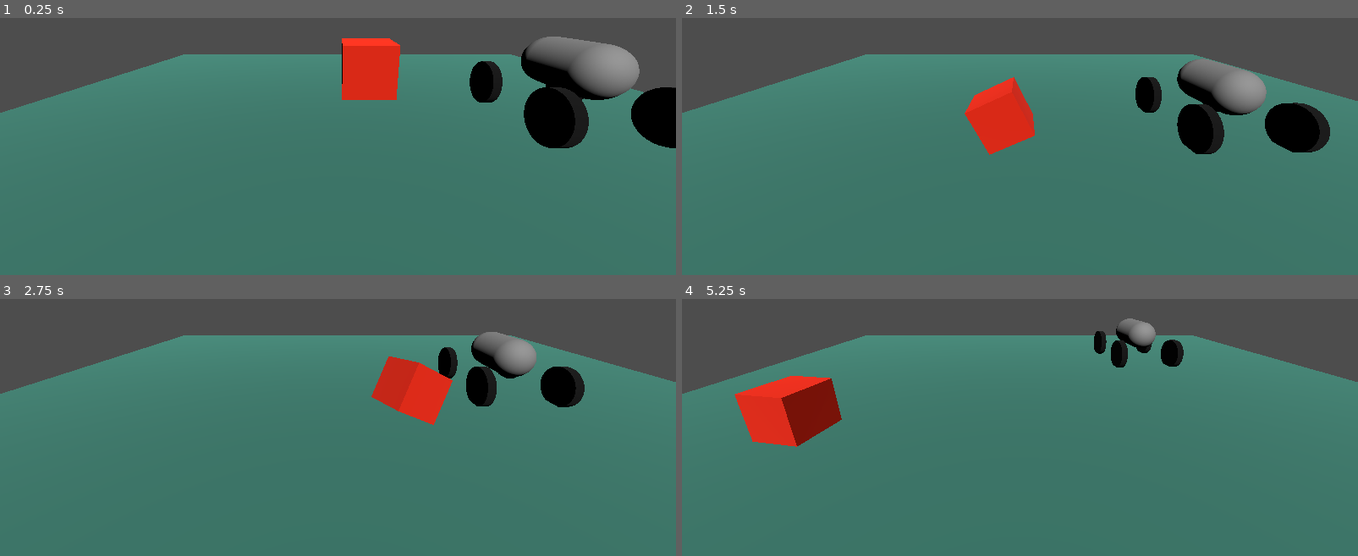
Above: before the commit, frames 1-4 (two rows, left to right).
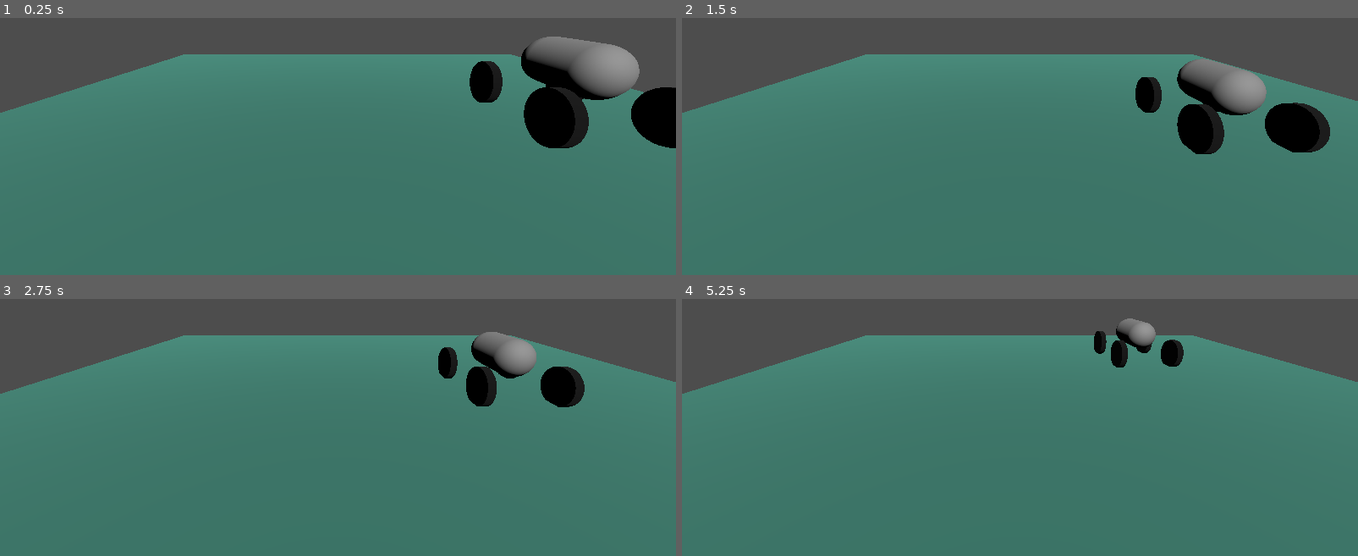
Above: after the commit, the same moments.

Repository: javirs200/webgame
Game: Godot game, scene res://main.tscn
The game is run twice, just before and just after one commit, with the same random seed, the same clock (stepped at 60 frames per second) and the same inputs.
Inputs (mouse positions are in pixels of both pictures, inside the frame that each line leads up to):
- Up to frame 1 (0.25 s): no input
- Up to frame 2 (1.5 s): move the mouse to (1168, 66) at 0.52 s; hold S (brk) 0.53-1.28 s; click (1168, 66) at 0.67 s; tap D (std) at 0.8, 1.35 s; move the mouse to (884, 105) at 1.27 s; click (884, 105) at 1.42 s
- Up to frame 3 (2.75 s): tap A (sti) at 1.55, 2.1 s; move the mouse to (outside the picture) at 2.02 s; click (outside the picture) at 2.17 s; tap W (th) at 2.3 s
- Up to frame 4 (5.25 s): move the mouse to (986, 442) at 2.77 s; tap W (th) at 2.85 s; click (986, 442) at 2.92 s; tap C (toggle_camera, bound only after the commit) at 3.05, 3.6 s; move the mouse to (1222, 422) at 3.52 s; hold S (brk) 3.53-4.28 s; click (1222, 422) at 3.67 s; move the mouse to (817, 309) at 4.27 s; tap S (brk) at 4.35 s; click (817, 309) at 4.42 s; tap D (std) at 4.55, 5.1 s; move the mouse to (1053, 365) at 5.02 s; click (1053, 365) at 5.17 s

The runs differ from the first frame. In frame 1, 2.0% of the frame differs, in the area x 50-60%, y 7-32%; in frame 2, 2.0%; in frame 3, 2.0%; in frame 4, 3.2%, in the area x 7-24%, y 29-58%.

Commit message:
add various cameras and control for switching
and delete red cube

Diff:
--- a/coche.tscn
+++ b/coche.tscn
@@ -17,6 +17,9 @@
 [node name="VehicleBody3D" type="VehicleBody3D" parent="."]
 mass = 10.0
 physics_material_override = SubResource("PhysicsMaterial_gtp3d")
+
+[node name="CarCamera3D" type="Camera3D" parent="VehicleBody3D"]
+transform = Transform3D(-1, -1.77636e-15, -8.74228e-08, -2.80419e-08, 0.94716, 0.320762, 8.28033e-08, 0.320762, -0.94716, 0, 0.901077, -1.7254)
 
 [node name="CollisionShape3D" type="CollisionShape3D" parent="VehicleBody3D"]
 transform = Transform3D(1, 0, 0, 0, -0.00621331, -0.999981, 0, 0.999981, -0.00621331, 0, 0, 0)
--- a/main.gd
+++ b/main.gd
@@ -2,15 +2,24 @@
 
 const horsepower = 10
 const maxSteerAngle = 0.5
+
+var cameras = []
+var current_camera_index = 0
 # Called when the node enters the scene tree for the first time.
 func _ready():
 
 	Input.set_mouse_mode(Input.MOUSE_MODE_HIDDEN)
-	pass # Replace with function body.
+
+	cameras.append($Camera3D1)
+	cameras.append($Coche/VehicleBody3D/CarCamera3D)
+
+	if cameras.size() > 0:
+		cameras[current_camera_index].current = true
 
 # Called every frame. 'delta' is the elapsed time since the previous frame.
 func _process(delta):
-	pass
+	if Input.is_action_just_pressed("toggle_camera"):
+		change_camera()
 
 func _input(event):
 
@@ -20,19 +29,24 @@
 		pass
 	elif event is InputEventMouseMotion:
 		#print("Mouse Motion at: ", event.relative)
-		var f1 = Vector3(event.relative.x,-event.relative.y,0)
-		$RigidBody3D.apply_force(f1)
-
+		var f1 = Vector3(event.relative.x, -event.relative.y, 0)
 
 	#---------procesado para ordenador------------
 
 	#eje accelerador
-	var thAxis = Input.get_axis("brk","th")
-	$Coche.get_node("VehicleBody3D").set_engine_force(thAxis*horsepower)
+	var thAxis = Input.get_axis("brk", "th")
+	$Coche.get_node("VehicleBody3D").set_engine_force(thAxis * horsepower)
 	#var brk = Input.get_action_strength("brk")
 
 	#comporbacion eje de direccion
-	var stAxis = Input.get_axis("std","sti")
-	$Coche.get_node("VehicleBody3D").set_steering(stAxis*maxSteerAngle)
+	var stAxis = Input.get_axis("std", "sti")
+	$Coche.get_node("VehicleBody3D").set_steering(stAxis * maxSteerAngle)
 
 	#print("eje de direccion ",stAxis ," eje de acelerador ",thAxis," freno ",brk)
+
+#aux functions
+func change_camera():
+	if cameras.size() > 0 && current_camera_index < cameras.size():
+		cameras[current_camera_index].current = false
+		current_camera_index = (current_camera_index + 1) % cameras.size()
+		cameras[current_camera_index].current = true
--- a/main.tscn
+++ b/main.tscn
@@ -11,18 +11,15 @@
 [sub_resource type="ConcavePolygonShape3D" id="ConcavePolygonShape3D_cbrav"]
 data = PackedVector3Array(1, 0, 1, -1, 0, 1, 1, 0, -1, -1, 0, 1, -1, 0, -1, 1, 0, -1)
 
-[sub_resource type="BoxMesh" id="BoxMesh_s6uj6"]
-
-[sub_resource type="StandardMaterial3D" id="StandardMaterial3D_m2l5x"]
-albedo_color = Color(0.984179, 0.154062, 1.15514e-06, 1)
-
-[sub_resource type="BoxShape3D" id="BoxShape3D_c8nyg"]
-
 [node name="Main" type="Node3D"]
 script = ExtResource("1_fkrkv")
 
-[node name="Camera3D" type="Camera3D" parent="."]
+[node name="Camera3D1" type="Camera3D" parent="."]
 transform = Transform3D(1, 0, 0, 0, 0.951766, 0.306825, 0, -0.306825, 0.951766, -0.574731, 2.8388, 4.76358)
+current = true
+
+[node name="DirectionalLight3D" type="DirectionalLight3D" parent="."]
+transform = Transform3D(1, 0, 0, 0, 0.709878, 0.704325, 0, -0.704325, 0.709878, 0.250049, 4.37312, 4.69655)
 
 [node name="MeshInstance3D" type="MeshInstance3D" parent="."]
 transform = Transform3D(9.93606, 0, 0, 0, 1.00503, 0, 0, 0, 10.2652, 0, 0, 0)
@@ -34,19 +31,5 @@
 [node name="CollisionShape3D" type="CollisionShape3D" parent="MeshInstance3D/StaticBody3D"]
 shape = SubResource("ConcavePolygonShape3D_cbrav")
 
-[node name="RigidBody3D" type="RigidBody3D" parent="."]
-transform = Transform3D(1, 0, 0, 0, 1, 0, 0, 0, 1, 0.00169277, 1.96549, 0.00309825)
-
-[node name="MeshInstance3D2" type="MeshInstance3D" parent="RigidBody3D"]
-mesh = SubResource("BoxMesh_s6uj6")
-skeleton = NodePath("../..")
-surface_material_override/0 = SubResource("StandardMaterial3D_m2l5x")
-
-[node name="CollisionShape3D" type="CollisionShape3D" parent="RigidBody3D"]
-shape = SubResource("BoxShape3D_c8nyg")
-
-[node name="DirectionalLight3D" type="DirectionalLight3D" parent="."]
-transform = Transform3D(1, 0, 0, 0, 0.709878, 0.704325, 0, -0.704325, 0.709878, 0.250049, 4.37312, 4.69655)
-
 [node name="Coche" parent="." instance=ExtResource("2_a0l28")]
 transform = Transform3D(1, 0, 0, 0, 1, 0, 0, 0, 1, 4, 2, 0)
--- a/project.godot
+++ b/project.godot
@@ -37,6 +37,11 @@
 "events": [Object(InputEventKey,"resource_local_to_scene":false,"resource_name":"","device":-1,"window_id":0,"alt_pressed":false,"shift_pressed":false,"ctrl_pressed":false,"meta_pressed":false,"pressed":false,"keycode":0,"physical_keycode":68,"key_label":0,"unicode":100,"echo":false,"script":null)
 ]
 }
+toggle_camera={
+"deadzone": 0.5,
+"events": [Object(InputEventKey,"resource_local_to_scene":false,"resource_name":"","device":-1,"window_id":0,"alt_pressed":false,"shift_pressed":false,"ctrl_pressed":false,"meta_pressed":false,"pressed":false,"keycode":0,"physical_keycode":67,"key_label":0,"unicode":99,"echo":false,"script":null)
+]
+}
 
 [rendering]
 
Not shown: 1 places in main.tscn that only renumber resources
